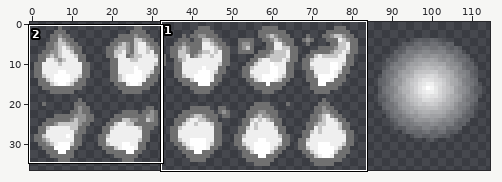
Sprite sheet, stored at resources/gfx/familiar/familiar_vesta_lost.png. The picture above shows the old version from afar; the outline marks the close-up.
Close-up. Before:
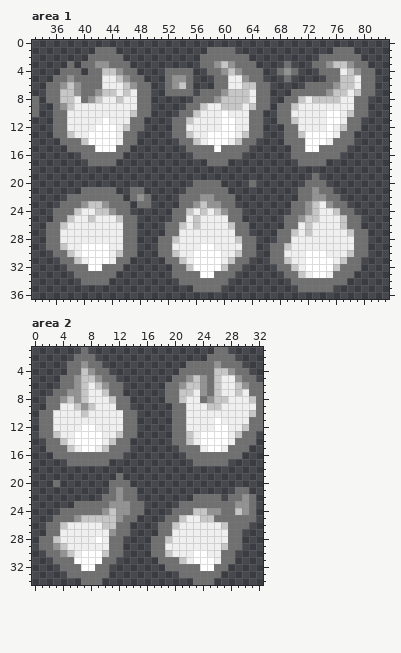
The file is 115x37 pixels. Pixels under 10% opacity are left out. Colours within 5 levels of each other are drawn and written as one. Shown: area 1: x 33..83, y 0..36; area 2: x 0..32, y 1..34.
New version:
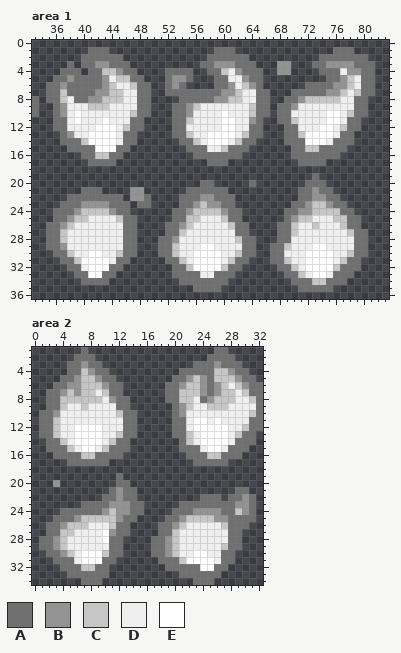
Palette (. is transparent): A #707070  B #939393  C #c6c6c6  D #efefef  E #ffffff
Difference:
Area 1:
y 1: x 41 . -> A; x 44 A -> .; x 58 A -> .
y 2: x 40 . -> A; x 57 A -> .; x 80 . -> A
y 3: x 60 C -> B; x 68..69 .A -> BB; x 76..77 CC -> BB; x 81 . -> A
y 4: x 60..61 BC -> CD; x 68 A -> B; x 70 A -> .; x 78 C -> B
y 5: x 43 D -> B; x 46 B -> C; x 69 A -> .; x 77 C -> B
y 6: x 38..39 CB -> AA; x 43..44 DD -> BC; x 46..47 CB -> DC; x 54..55 CA -> A.; x 61 D -> B; x 64 C -> B; x 66 A -> .; x 77 C -> B
y 7: x 38..39 CB -> AA; x 43 C -> B; x 45..46 DC -> CD; x 56 . -> A; x 61 C -> B; x 63 C -> D; x 76 C -> B
y 8: x 38..39 CD -> DA; x 42..44 CDD -> BCC; x 54..55 .. -> AA; x 60 C -> B; x 63 C -> D; x 71..72 CD -> BC
y 9: x 38 C -> D; x 41..43 DDD -> CCC; x 53..57 ..AAC -> AABCD; x 60..62 CCC -> DDD; x 70 C -> B
y 10: x 37 A -> B; x 39 D -> E; x 53 . -> A; x 55..56 AC -> BD; x 64 A -> C; x 66 . -> A
y 11: x 39 D -> E; x 64 A -> B
y 12: x 74 D -> E
y 13: x 36 A -> .; x 38 C -> B
y 15: x 58..60 AEA -> DDC; x 72..73 EE -> CC
y 16: x 42..43 AA -> CC
y 20: x 56 A -> .; x 59 A -> .
y 21: x 43..44 AA -> ..; x 47..48 AA -> BB
y 22: x 47 A -> B
y 23: x 41..42 CC -> BB; x 74 D -> C
y 24: x 39..41 CDD -> BCC; x 55..56 CD -> BC; x 58 D -> C; x 69 . -> A; x 71 A -> B; x 74..75 DD -> CC
y 25: x 38..41 CDDC -> BCCD; x 55 D -> C; x 60 D -> C; x 70..71 AB -> BC; x 73 C -> D; x 76 D -> C
y 26: x 37..38 CD -> BC; x 54..56 CDC -> BCD; x 68 . -> A; x 70 A -> C; x 72..73 CD -> DC
y 27: x 37 D -> C; x 54 D -> C; x 72 C -> D
y 28: x 37 D -> C; x 53 C -> B
y 29: x 37 C -> B; x 40..43 EEEE -> DDDD; x 53 D -> C; x 73..74 DD -> EE
y 30: x 40 E -> D; x 43 E -> D; x 75 D -> E
y 31: x 40 D -> E
y 32: x 40 A -> D; x 43 A -> E
y 33: x 41..42 AA -> EE; x 57..58 EE -> DD
y 34: x 73..74 AA -> CC
Area 2:
y 3: x 22 A -> .
y 5: x 27..28 DD -> CC
y 6: x 3 . -> A; x 5 A -> B; x 8 D -> C; x 26..27 CD -> BC
y 7: x 2 . -> A; x 4..5 AB -> BC; x 8 D -> C; x 23 D -> C; x 26..30 CDDCD -> BCCDC
y 8: x 4 B -> C; x 6 B -> C; x 8..9 DD -> CC; x 11 C -> B; x 22 D -> C; x 28 D -> C
y 9: x 4 D -> C; x 6..8 CBC -> DCD; x 21..22 AD -> BC; x 27 D -> C
y 10: x 3 D -> B; x 7 C -> D; x 12 D -> C; x 21 A -> B
y 11: x 3 D -> C; x 23..24 DD -> EE
y 12: x 3 D -> C; x 6 D -> E; x 9 D -> E; x 23..25 DDD -> EEE
y 14: x 20 A -> .
y 16: x 7..8 AA -> CC; x 25..26 AA -> CC
y 20: x 3 A -> B; x 11 A -> .
y 22: x 23 A -> .
y 23: x 6 A -> .
y 24: x 23..24 CC -> BB
y 25: x 21..23 CDD -> BCC; x 26..27 AA -> BB
y 26: x 4..7 CDDD -> BCCC; x 10 C -> D; x 20..21 CD -> BC
y 27: x 4..5 DD -> CC; x 10 D -> E; x 20 D -> C
y 28: x 3..4 CD -> BC; x 9..10 ED -> DE; x 19..20 CD -> BC
y 29: x 19..20 DD -> BC
y 30: x 19..20 CD -> BC
y 31: x 6 E -> D; x 22 D -> E
y 32: x 7..8 EE -> CC
